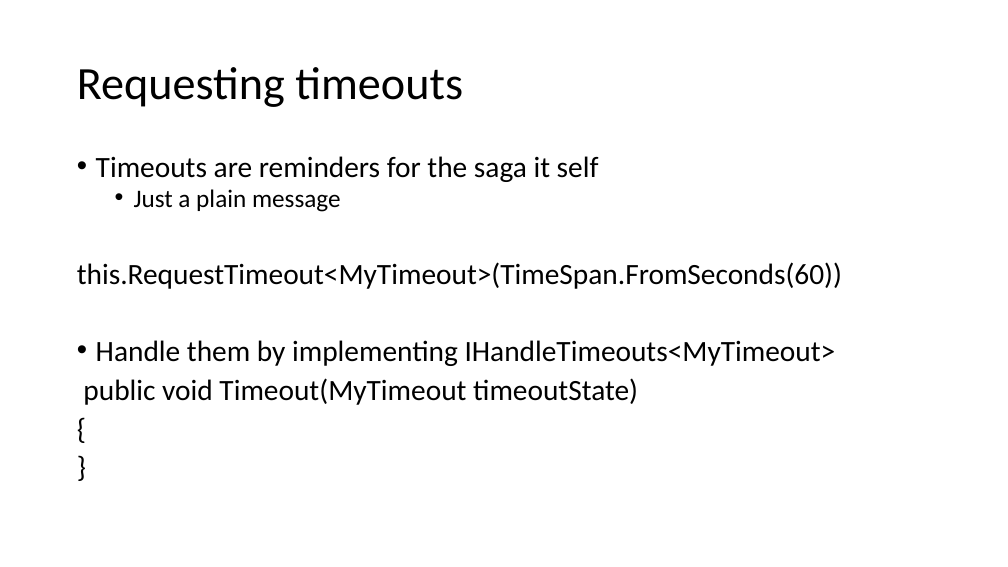
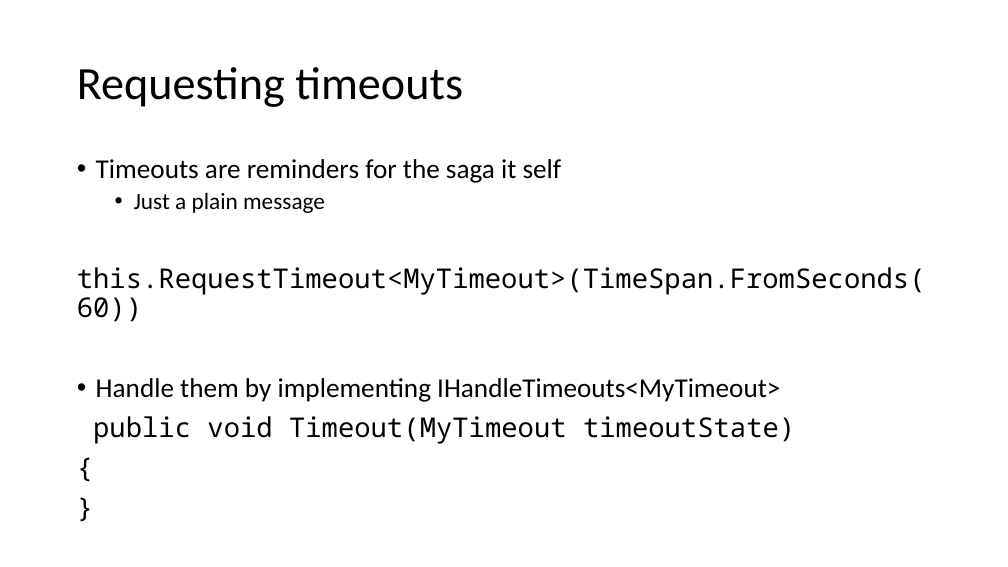
Before and after one commit to Particular/SagaMasterClass, a slide deck: slide 9 of SagaMasterClass.pptx. Drawn at 1008x567 pixels with LibreOffice and Linux fonts; fonts in the diff are those of the drawing. Boxes give left, top, right and bottom in pixels: in the first picture for what was removed or moved away, otherwise in the second. Text is boxed around its words. In the diff, an @@ line names an element or a change of style, - is before the commit and + after.

```diff
--- a/SagaMasterClass.pptx
+++ b/SagaMasterClass.pptx
@@ text "Timeouts are reminders for the ..." at <box>77,159,926,444</box>: size 28 to 25.9 pt; size 24 to 22.2 pt in "Just a plain message"; font Calibri to Noto Sans Mono in "this.RequestTimeout<MyTimeout>(TimeSpan.FromSeconds(60))", "public void Timeout(MyTimeout timeoutState)", "{", "}"; line spacing 0.8 to 0.9 @@
```
Also in this commit, not shown: 6 other slides changed.
